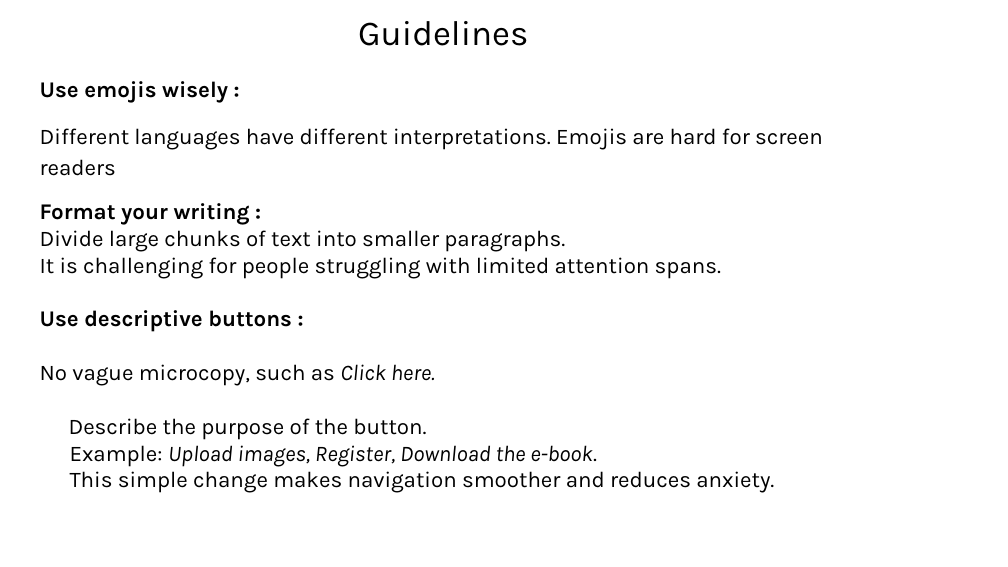
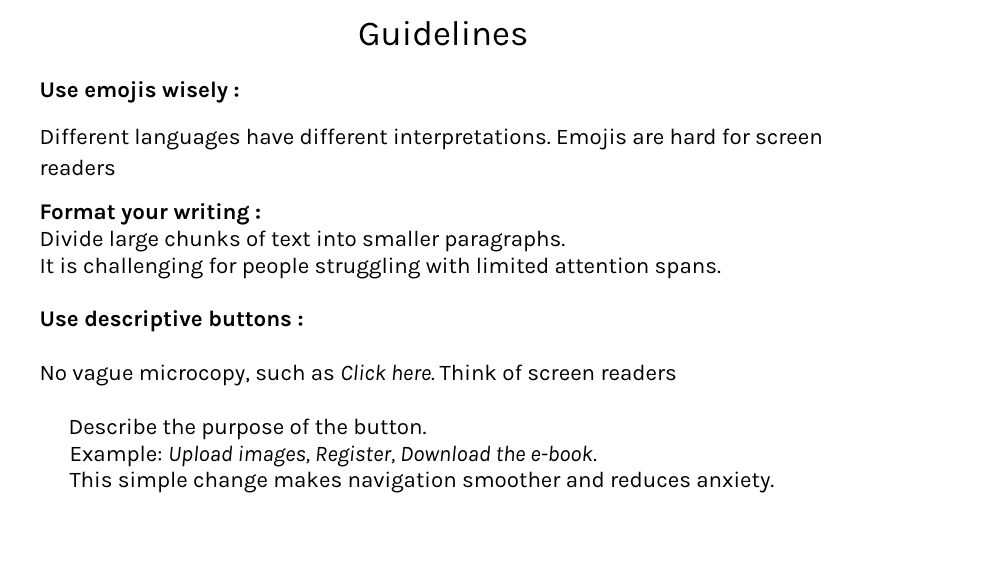
Before and after one commit to vaishnavitv/Assets-and-Publications, a slide deck: slide 30 of Speaking-Engagements/2024/Accessiblity/ND-Product-Design.pptx. Drawn at 1008x567 pixels with LibreOffice and Linux fonts; fonts in the diff are those of the drawing. Boxes give left, top, right and bottom in pixels: in the first picture for what was removed or moved away, otherwise in the second. Text is boxed around its words. In the diff, an @@ line names an element or a change of style, - is before the commit and + after.

```diff
--- a/Speaking-Engagements/2024/Accessiblity/ND-Product-Design.pptx
+++ b/Speaking-Engagements/2024/Accessiblity/ND-Product-Design.pptx
@@ text at (40,364,677,386): text changed @@
-No vague microcopy, such as Click here.
+No vague microcopy, such as Click here. Think of screen readers
```
Also in this commit, not shown: 2 other slides changed, 2 slides added.
